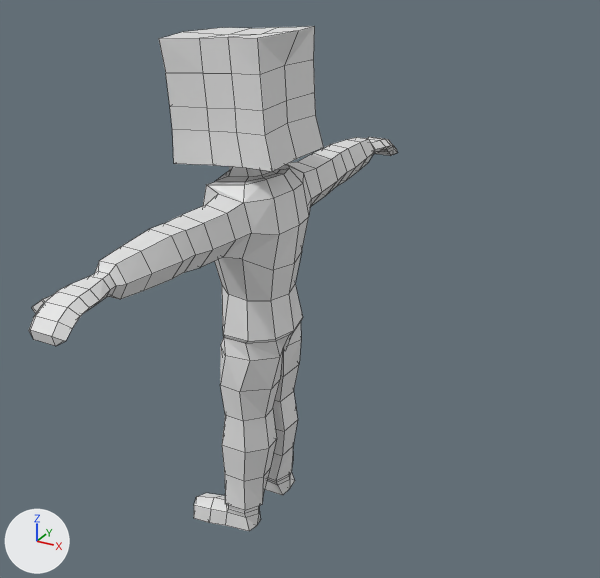
The Blender file Models/MrLaw.blend, before and after one commit.
Camera for both pictures: a camera (50 mm lens) standing at (6.03, -9.74, 3.86) and looking at (0.5, 0.32, -1.17). Lighting does not change. The marker at lower left points along +X, +Y and +Z. Mesh edges are drawn as thin lines.
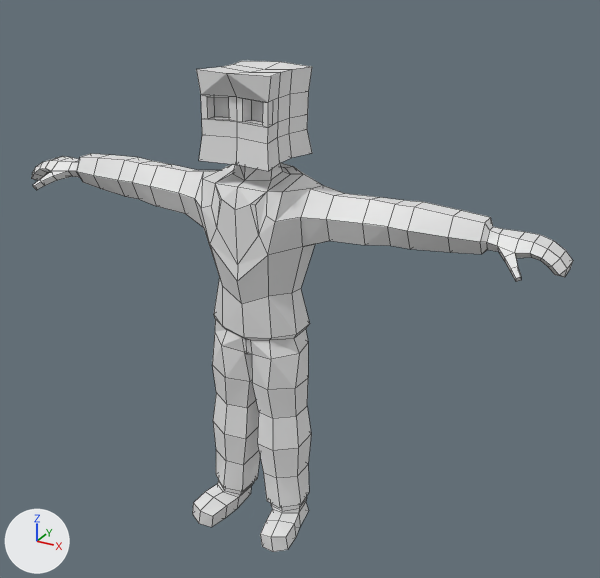
Pixel boxes (x1, y1, x2, y2) of what changed, in the pictures (600 x 578 px; the box of a moved part takes in the faces that stretch with it):
'Cube', reshaped, turned
    before: (29, 26, 397, 531)
    after: (31, 61, 573, 552)
part 1 of me_cube_002, moved or reshaped
    before: (159, 26, 324, 240)
    after: (191, 61, 344, 195)

Edits to the bpy script that builds the scene:
```text
Change me_cube_002:
    used by ob_cube; location = (0.0, 0.0, 0.0)
    remove me_cube_002.from_pydata(...)  # 509 vertices, 518 faces; spans x -1.17..0.67, y -4.38..4.38, z -5.15..2.61
    add me_cube_002.from_pydata(...)  # 509 vertices, 518 faces; spans x -0.94..0.68, y -4.38..4.38, z -5.15..2.12
    me_cube_002 part 1: 111 of 509 vertices moved; they spanned x -1.17..0.67, y -0.83..0.83, z 0.46..2.61 and now span x -0.71..0.68, y -0.83..0.83, z 0.46..2.12; mean shift (0.18, 0.0, -0.14); largest move (-1.02, 0.75, 2.49) -> (-0.57, 0.57, 2.11)
Change ob_cube:
    ob_cube.rotation_euler: (0.0, 0.0, 0.0) -> (0.0, 0.0, 1.571)  # degrees (0, 0, 0) -> degrees (0, 0, 90)
```
